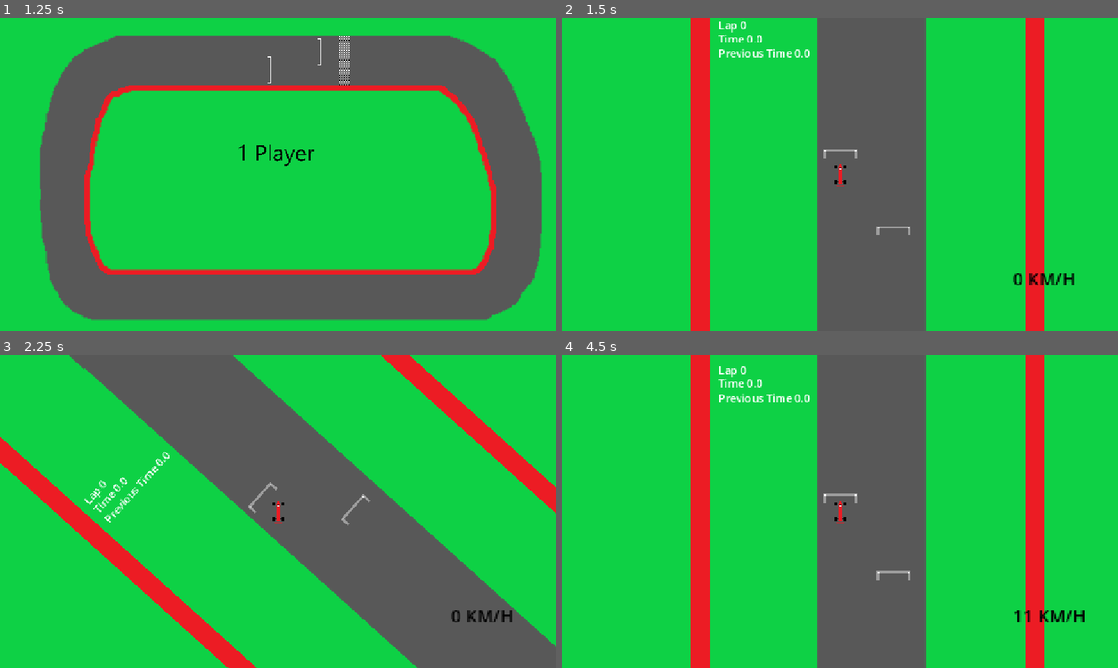
Above: before the commit, frames 1-4 (two rows, left to right).
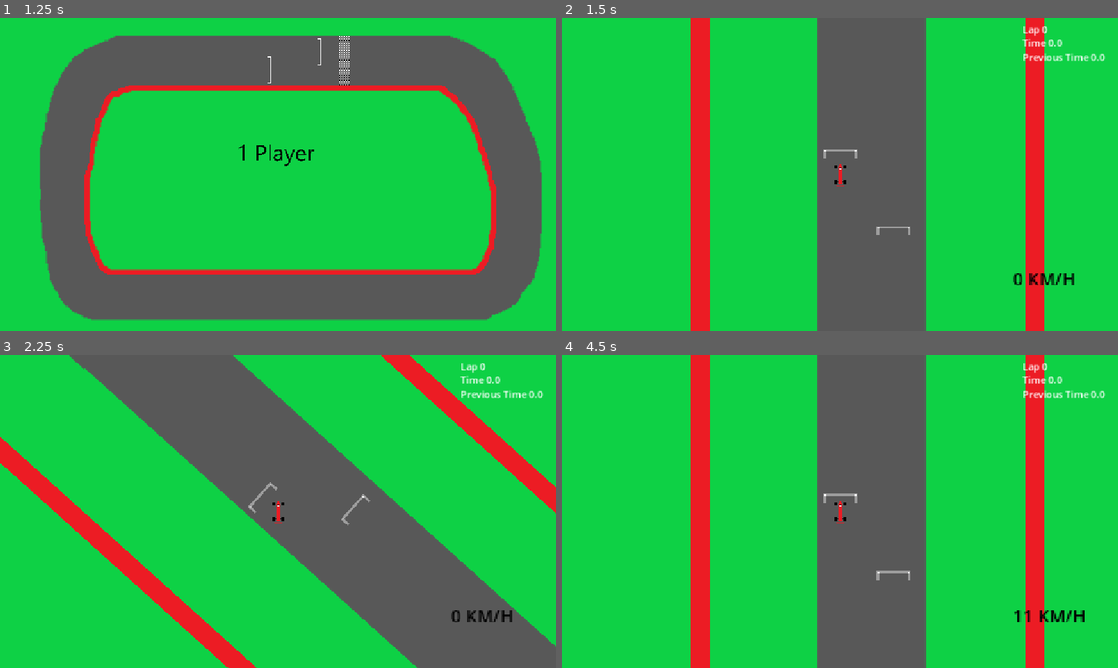
Above: after the commit, the same moments.

Repository: avg517/Slippery-Race
Game: Godot game, scene res://menu.tscn
Two runs of this game, one before a commit and one after it. Both use one fixed random seed, a clock stepped at 60 frames per second and the inputs below.
Inputs (mouse positions are in pixels of both pictures, inside the frame that each line leads up to):
- Up to frame 1 (1.25 s): click (278, 152) at 0.5 s
- Up to frame 2 (1.5 s): click (840, 152) at 1.25 s
- Up to frame 3 (2.25 s): tap Enter at 2 s; hold D (P1_Move_Right) from 2.03 s (still down)
- Up to frame 4 (4.5 s): release D (P1_Move_Right) at 2.78 s; hold Space (P1_Move_Down, bound only after the commit) 2.78-3.53 s; hold D (P1_Move_Right) 3.53-4.28 s; hold W (P1_Move_Up) from 4.28 s (still down)

Frame 1 is identical in both runs. In frame 2, 0.7% of the frame differs, in the area x 28-98%, y 1-14%; in frame 3, 0.7%; in frame 4, 0.8%, in the area x 28-98%, y 2-16%.

Commit message:
V1.08.01

Diff:
--- a/cursa2.tscn
+++ b/cursa2.tscn
@@ -28,27 +28,6 @@
 position = Vector2(515, 1436.5)
 shape = SubResource("RectangleShape2D_euynr")
 
-[node name="Label" type="Label" parent="."]
-offset_left = 391.0
-offset_top = 1395.0
-offset_right = 530.0
-offset_bottom = 1418.0
-scale = Vector2(0.555, 0.555)
-
-[node name="Label2" type="Label" parent="."]
-offset_left = 391.0
-offset_top = 1406.0
-offset_right = 530.0
-offset_bottom = 1429.0
-scale = Vector2(0.555, 0.555)
-
-[node name="Label3" type="Label" parent="."]
-offset_left = 391.0
-offset_top = 1418.0
-offset_right = 530.0
-offset_bottom = 1441.0
-scale = Vector2(0.555, 0.555)
-
 [node name="LapTime" type="Timer" parent="."]
 wait_time = 4096.0
 
--- a/cursa_2.gd
+++ b/cursa_2.gd
@@ -20,12 +20,7 @@
 		update_ui()
 	if (Global.lap>=1):
 		readyy = true
-	var LabelP1 = "Lap %s"
-	get_node("Label").text = LabelP1 % Global.lap
-	var LabelT = "Time %s"
-	get_node("Label2").text = LabelT % Global.LapTime
-	var LabelTP = "Previous Time %s"
-	get_node("Label3").text = LabelTP % Global.Ptime
+
 func _on_area_2d_body_entered(body):
 	Global.lap += 1
 
--- a/game_2.gd
+++ b/game_2.gd
@@ -4,6 +4,7 @@
 # Called when the node enters the scene tree for the first time.
 func _ready():
 	Global.onGrass = false
+	Global.lap = 0
 
 func _physics_process(delta: float) -> void:
 	get_node("FormulaCar/Label2").text = str(Global.speed_1)
@@ -17,3 +18,11 @@
 		get_tree().change_scene_to_file("res://menu.tscn")
 		Global.LapTime = 0
 		Global.lap = 0
+
+	var LabelP1 = "Lap %s"
+	var lapp = str(Global.lap)
+	get_node("FormulaCar/Label3").text = LabelP1 % lapp
+	var LabelT = "Time %s"
+	get_node("FormulaCar/Label4").text = LabelT % Global.LapTime
+	var LabelTP = "Previous Time %s"
+	get_node("FormulaCar/Label5").text = LabelTP % Global.Ptime
--- a/game_2.tscn
+++ b/game_2.tscn
@@ -34,6 +34,27 @@
 scale = Vector2(1.8, 1.8)
 text = "5"
 
+[node name="Label3" type="Label" parent="FormulaCar"]
+offset_left = 251.999
+offset_top = 302.001
+offset_right = 390.999
+offset_bottom = 325.001
+rotation = 1.5708
+
+[node name="Label4" type="Label" parent="FormulaCar"]
+offset_left = 229.999
+offset_top = 302.001
+offset_right = 368.999
+offset_bottom = 325.001
+rotation = 1.5708
+
+[node name="Label5" type="Label" parent="FormulaCar"]
+offset_left = 205.999
+offset_top = 302.001
+offset_right = 344.999
+offset_bottom = 325.001
+rotation = 1.5708
+
 [node name="UI" type="CanvasLayer" parent="."]
 
 [node name="SubViewportContainer" type="SubViewportContainer" parent="UI"]
--- a/players_menu.gd
+++ b/players_menu.gd
@@ -4,7 +4,7 @@
 
 # Called when the node enters the scene tree for the first time.
 func _ready():
-	pass # Replace with function body.
+	Global.lap=0
 
 
 # Called every frame. 'delta' is the elapsed time since the previous frame.
--- a/project.godot
+++ b/project.godot
@@ -38,7 +38,7 @@
 P1_Move_Down={
 "deadzone": 0.5,
 "events": [Object(InputEventJoypadMotion,"resource_local_to_scene":false,"resource_name":"","device":-1,"axis":4,"axis_value":1.0,"script":null)
-, Object(InputEventKey,"resource_local_to_scene":false,"reso …(131 unchanged characters)… d":false,"keycode":0,"physical_keycode":83,"key_label":0,"unicode":115,"location":0,"echo":false,"script":null)
+, Object(InputEventKey,"resource_local_to_scene":false,"reso …(131 unchanged characters)… d":false,"keycode":0,"physical_keycode":32,"key_label":0,"unicode":32,"location":0,"echo":false,"script":null)
 ]
 }
 P1_Move_Right={
